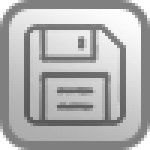
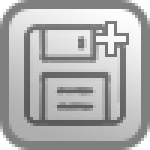
Layered file, before and after one edit (150×150). Changes by layer:
added layer "Layer 1" (50%) above "save" over bbox(96, 21, 129, 57)
hid "save", opacity 50% → 100% over bbox(96, 24, 126, 57)
painted on "Rounded Rectangle 1" over bbox(96, 21, 129, 57)
